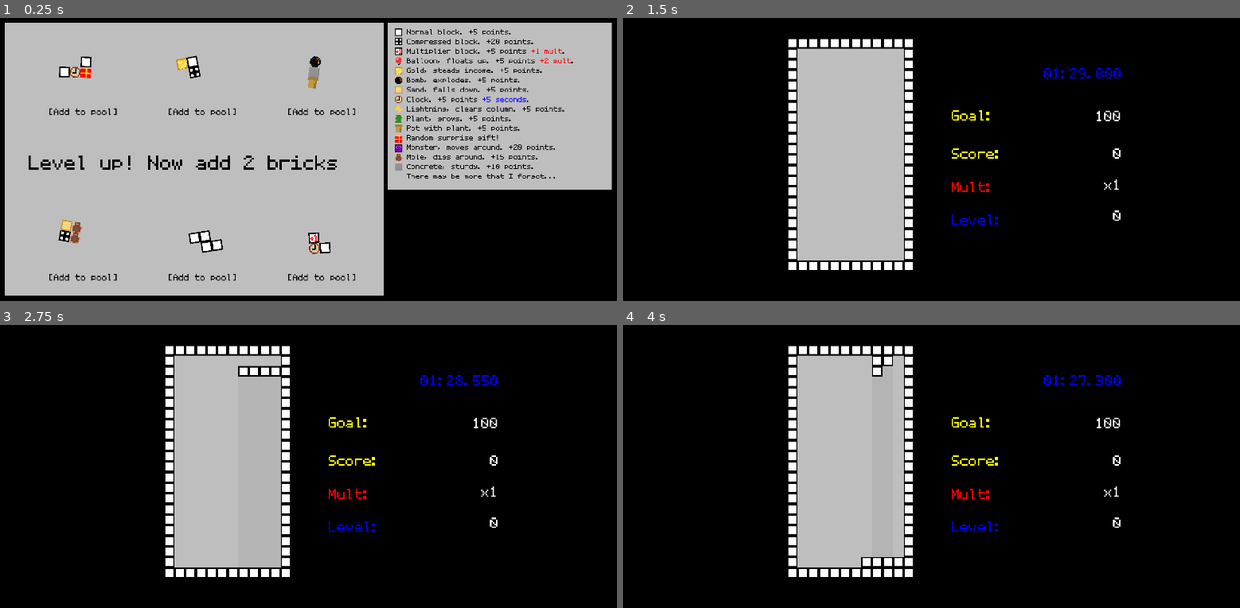
Above: before the commit, frames 1-4 (two rows, left to right).
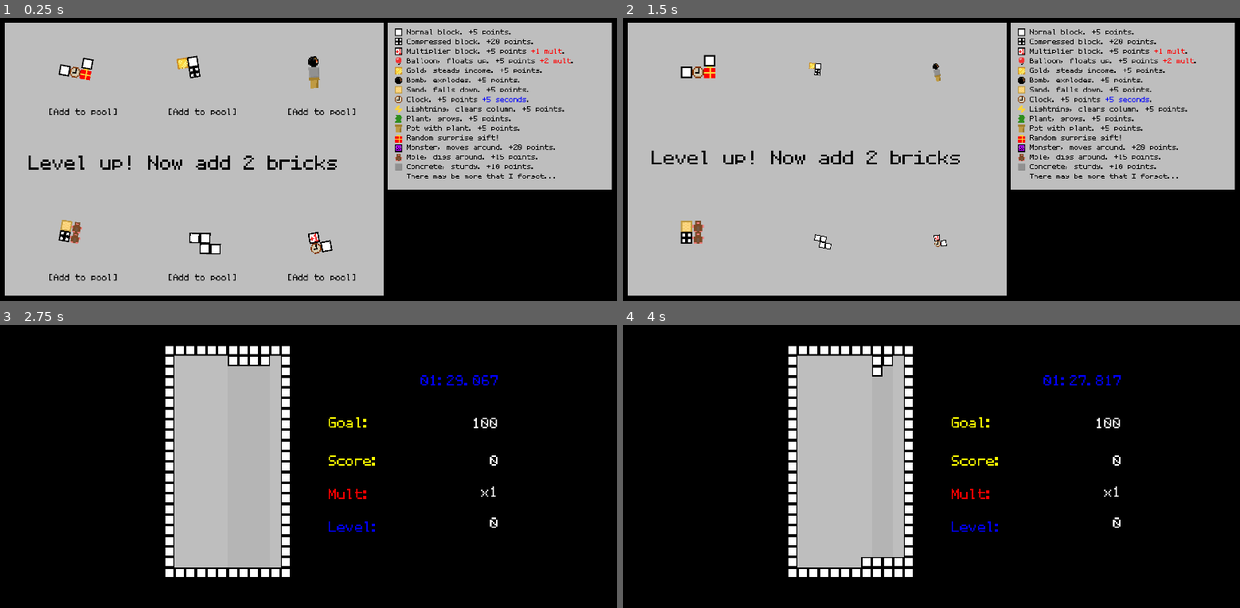
Above: after the commit, the same moments.

Repository: AsgerHB/create-jam-spring-2025
Game: Godot game, scene res://Scenes/Selector.tscn
The game is run twice, just before and just after one commit, with the same random seed, the same clock (stepped at 60 frames per second) and the same inputs. This scene is started directly instead of the project's main scene. Sound files missing from this copy of the repository are replaced by a short silence.
Inputs:
- Up to frame 1 (0.25 s): no input
- Up to frame 2 (1.5 s): click "[Add to pool]" at 0.5 s; click "[Add to pool]" at 1.25 s
- Up to frame 3 (2.75 s): hold Right (ui_right) from 2.03 s (still down)
- Up to frame 4 (4 s): release Right (ui_right) at 2.78 s; hold Space (slam_down) 2.78-3.53 s; tap Enter at 3.5 s; hold Right (ui_right) from 3.53 s (still down)

The runs differ from the first frame. In frame 1, 0.7% of the frame differs, in the area x 9-54%, y 13-84%; in frame 2, 67%, in the area x 0-100%, y 1-99%; in frame 3, 0.6%; in frame 4, less than 0.1%.

Commit message:
Add animation and sfx in mino selector menu

Diff:
--- a/Scenes/Selector.tscn
+++ b/Scenes/Selector.tscn
@@ -1,13 +1,14 @@
-[gd_scene load_steps=9 format=3 uid="uid://bmlcob562vhmb"]
+[gd_scene load_steps=10 format=3 uid="uid://bmlcob562vhmb"]
 
 [ext_resource type="Script" uid="uid://b8gaikrmlclxy" path="res://Scripts/selector.gd" id="1_k2e2o"]
 [ext_resource type="Texture2D" uid="uid://bb72uply2u8hi" path="res://Sprites/Black.png" id="2_ji8yk"]
 [ext_resource type="AudioStream" uid="uid://bkslgyuj1ovc7" path="res://Sound/Tetrogue - Menu.wav" id="2_q75pq"]
-[ext_resource type="Script" path="res://Scripts/LoopMusic.gd" id="3_c44gr"]
+[ext_resource type="Script" uid="uid://bx82estqdp3a7" path="res://Scripts/LoopMusic.gd" id="3_c44gr"]
 [ext_resource type="Texture2D" uid="uid://dj7j4put16rls" path="res://Sprites/Gray.png" id="3_h32ys"]
 [ext_resource type="Theme" uid="uid://0guyg45mewl2" path="res://Theming/retro.tres" id="4_c44gr"]
 [ext_resource type="PackedScene" uid="uid://bbnjt3yj141lc" path="res://Prefabs/block_instructions.tscn" id="6_h32ys"]
 [ext_resource type="Script" uid="uid://2kgxgonphbi5" path="res://Scripts/MoveLogo.gd" id="8_1tlbm"]
+[ext_resource type="AudioStream" uid="uid://bti3rquj6gvmu" path="res://SFX/powerUp.wav" id="10_6c46q"]
 
 [node name="Selector" type="Node2D"]
 script = ExtResource("1_k2e2o")
@@ -24,6 +25,7 @@
 
 [node name="Tetrogue-Menu" type="AudioStreamPlayer" parent="."]
 stream = ExtResource("2_q75pq")
+volume_db = -8.0
 autoplay = true
 script = ExtResource("3_c44gr")
 
@@ -53,4 +55,9 @@
 theme_override_font_sizes/normal_font_size = 96
 text = "Level up! Now add 2 bricks"
 
+[node name="PowerUp" type="AudioStreamPlayer2D" parent="."]
+position = Vector2(0, 4)
+stream = ExtResource("10_6c46q")
+pitch_scale = 0.8
+
 [connection signal="finished" from="Tetrogue-Menu" to="Tetrogue-Menu" method="_on_finished"]
--- a/Scripts/selector.gd
+++ b/Scripts/selector.gd
@@ -2,6 +2,8 @@
 class_name Selector
 
 @onready var run_state:RunState = CurrentRun
+@onready var pick_sound = $"Pick"
+@onready var powerup_sound = $"PowerUp"
 
 const tetriminos_prefab: PackedScene = preload("res://Prefabs/Tetriminos.tscn")
 const button_prefab: PackedScene = preload("res://Prefabs/SelectorButton.tscn")
@@ -9,7 +11,11 @@
 var generator
 var tetriminos = []
 var spawnedminos = []
+var picked_minos = []
 var rotation_progress = 0
+var fade_out = false
+var fade_rate = 2
+var fade_progress = 0
 @export var rotation_rate = 4 # How quickly they rotate
 @export var rotation_multiplier = 0.2 # Set to less than 1 to make them just wiggle a little.
 
@@ -44,7 +50,7 @@
 		var current_mino = tetriminos.pop_back()
 
 		prefab.setup(current_mino)
-		prefabButton.setup(current_mino)
+		prefabButton.setup(current_mino, i) # Tell the button which index it is, so we know which mino was piced
 		var ypos = row_spacing
 		var xpos = grid_spacing * i
 		if(i % 2 == 0):
@@ -58,15 +64,43 @@
 
 #Spinner, this is gonna perform badly, gamejam yay
 func _process(delta):
+	if fade_out:
+		fade_progress += delta*fade_rate
+		var i = 0
+		var size = max(0, 1 - fade_progress)
+		for item in spawnedminos:
+			if i in picked_minos:
+				item.scale = Vector2(1 + fade_progress/5, 1 + fade_progress/5)
+				i += 1
+				continue
+			item.scale = Vector2(size, size)
+			i += 1
 	rotation_progress += delta*rotation_rate
-
 
 	# The i is just to get a unique offset for each chid.
 	# Since 1 is not a divisor of π, they will rotate out of sync.
 	var i = 0
 	for item in spawnedminos:
+		if i in picked_minos:
+			item.rotation = 0
+			i += 1
+			continue
+		item.rotation = sin(rotation_progress + i)*rotation_multiplier
 		i += 1
-		item.rotation = sin(rotation_progress + i)*rotation_multiplier
 
 func buttonFunc():
 	print("sanity sweet sanity")
+
+func register_picked(index):
+	picked_minos.append(index)
+	powerup_sound.pitch_scale += 0.2
+	powerup_sound.play()
+	if minos_to_pick > 1:
+		minos_to_pick -= 1
+	else:
+		for child in get_children():
+			if child is Button:
+				child.queue_free()
+		fade_out = true
+		await get_tree().create_timer(0.5).timeout
+		get_tree().change_scene_to_file("res://Scenes/Game.tscn")
--- a/Scripts/selector_button.gd
+++ b/Scripts/selector_button.gd
@@ -4,21 +4,18 @@
 
 @onready var run_state:RunState = CurrentRun
 @onready var selector:Selector = $"/root/Selector"
+var id = 0
 const game_prefab: PackedScene = preload("res://Scenes/Game.tscn")
 
-func setup(value):
+func setup(value, id):
 	tetramino = value
+	self.id = id
 	#This was not required, leaving it here in case it breaks itself again
 	#button_down.connect(_on_button_down)
 
 func _on_button_down():
 	#Add reward to stash
 	run_state.stash.push_back(tetramino)
+	selector.register_picked(id)
 
 	self.queue_free()
-
-	if selector.minos_to_pick > 1:
-		selector.minos_to_pick -= 1
-		return
-
-	get_tree().change_scene_to_file("res://Scenes/Game.tscn")
Not shown, added: SFX/pick.wav.import
Not shown, added: SFX/powerUp.wav.import
Not shown, added: SFX/pick.wav
Not shown, added: SFX/powerUp.wav
